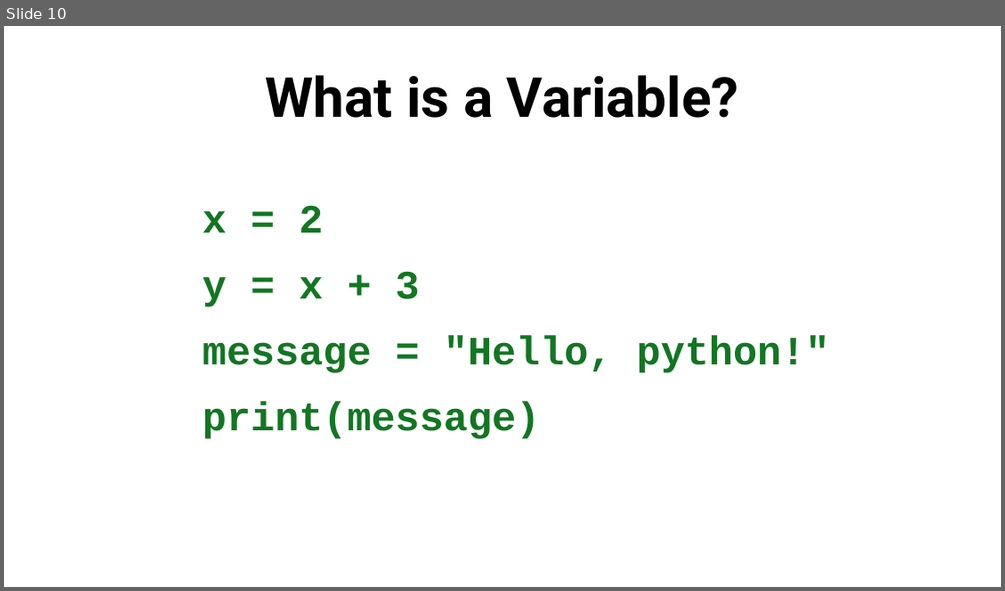
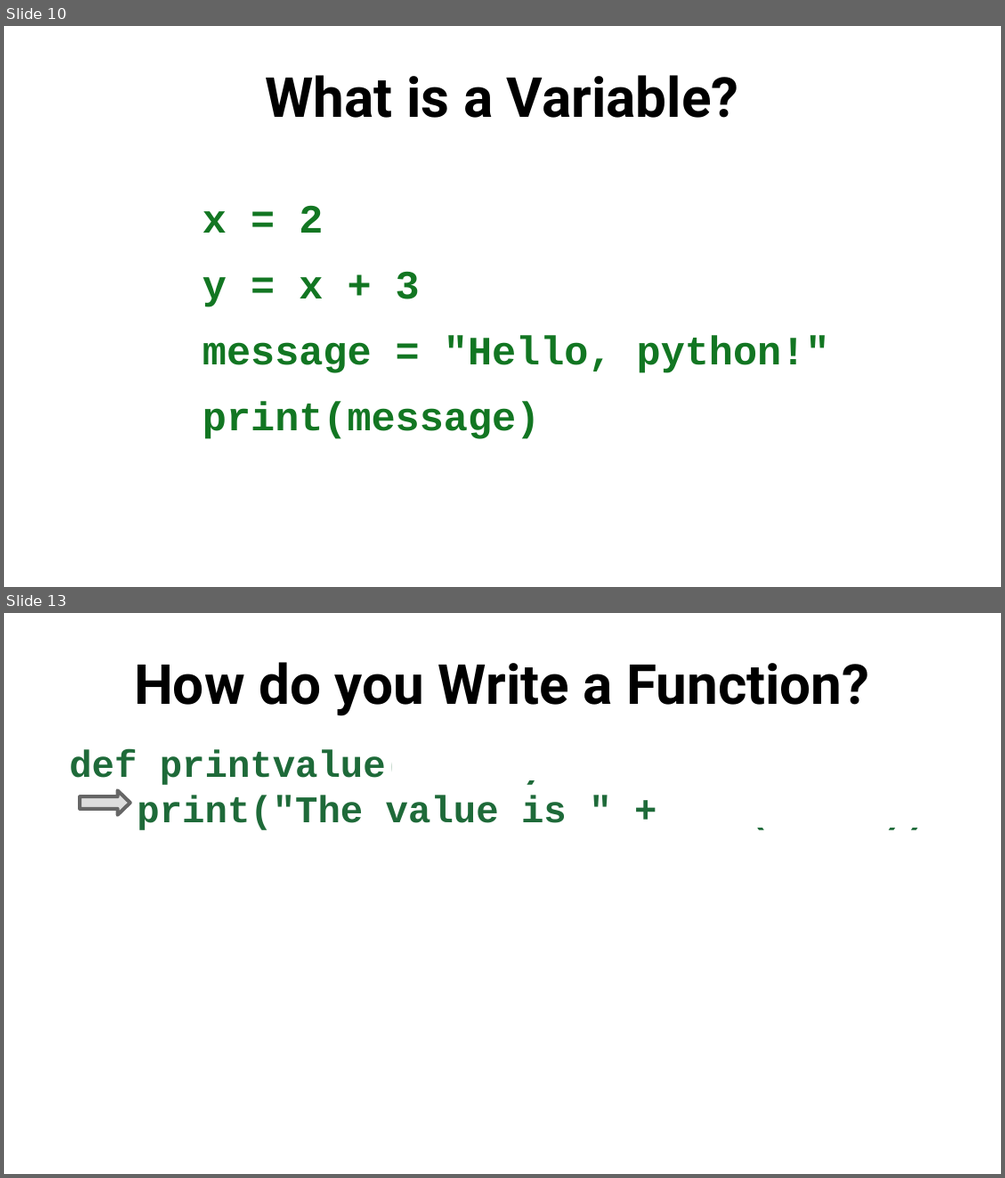
Before and after one commit to SlithyMatt/python-tutorial, a slide deck: lesson1/python101_lesson1_slides.odp. Shown one above the other, each under a label of ours: slide 10 before the commit, slides 10 and 13 after it; the slides between them are not shown. The pictures are 1005x591 and 1005x1178 pixels, drawn with LibreOffice and Linux fonts; fonts in the diff are those of the drawing. Boxes give left, top, right and bottom in pixels: in the first picture for what was removed or moved away, otherwise in the second. Text is boxed around its words. In the diff, an @@ line names an element or a change of style, - is before the commit and + after.

```diff
--- a/lesson1/python101_lesson1_slides.odp
+++ b/lesson1/python101_lesson1_slides.odp
@@ slide 13 added at [4, 613, 1001, 1174], background #FFFFFF @@
@@ title added at [134, 662, 869, 716], 44 pt, text #000000, bold @@
+How do you Write a Function?
@@ rectangle added at [392, 735, 406, 787], fill #FFFFFF @@
@@ rectangle added at [406, 735, 524, 787], fill #FFFFFF @@
@@ rectangle added at [524, 729, 539, 780], fill #FFFFFF @@
@@ rectangle added at [547, 735, 561, 787], fill #FFFFFF @@
@@ text added at [69, 749, 928, 830], 30 pt, text #1E6A39, bold @@
+def printvalue(value):
+print("The value is " + str(value))
@@ right arrow added at [80, 790, 130, 815], fill #DDDDDD, outline #666666 2.89 pt @@
@@ rectangle added at [679, 776, 901, 827], fill #FFFFFF @@
@@ rectangle added at [910, 776, 925, 827], fill #FFFFFF @@
```
Also in this commit, not shown: 1 slide changed, 3 other slides added, 1 other file.
